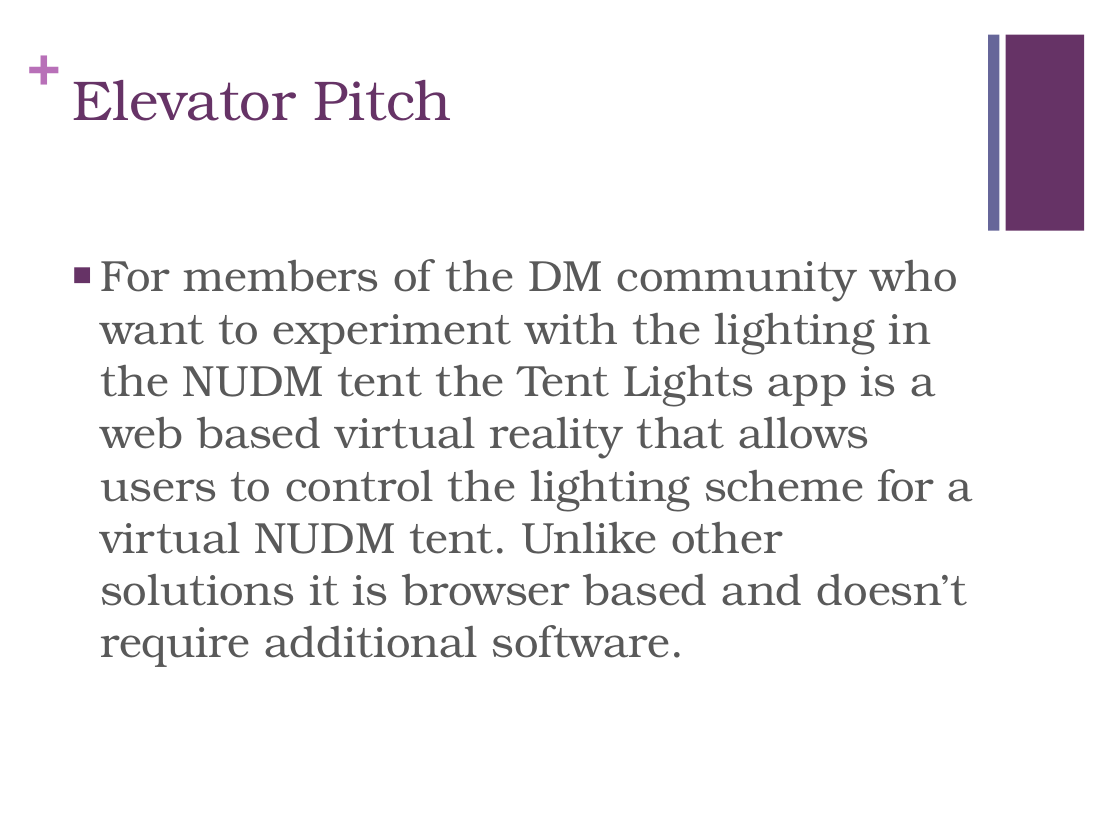
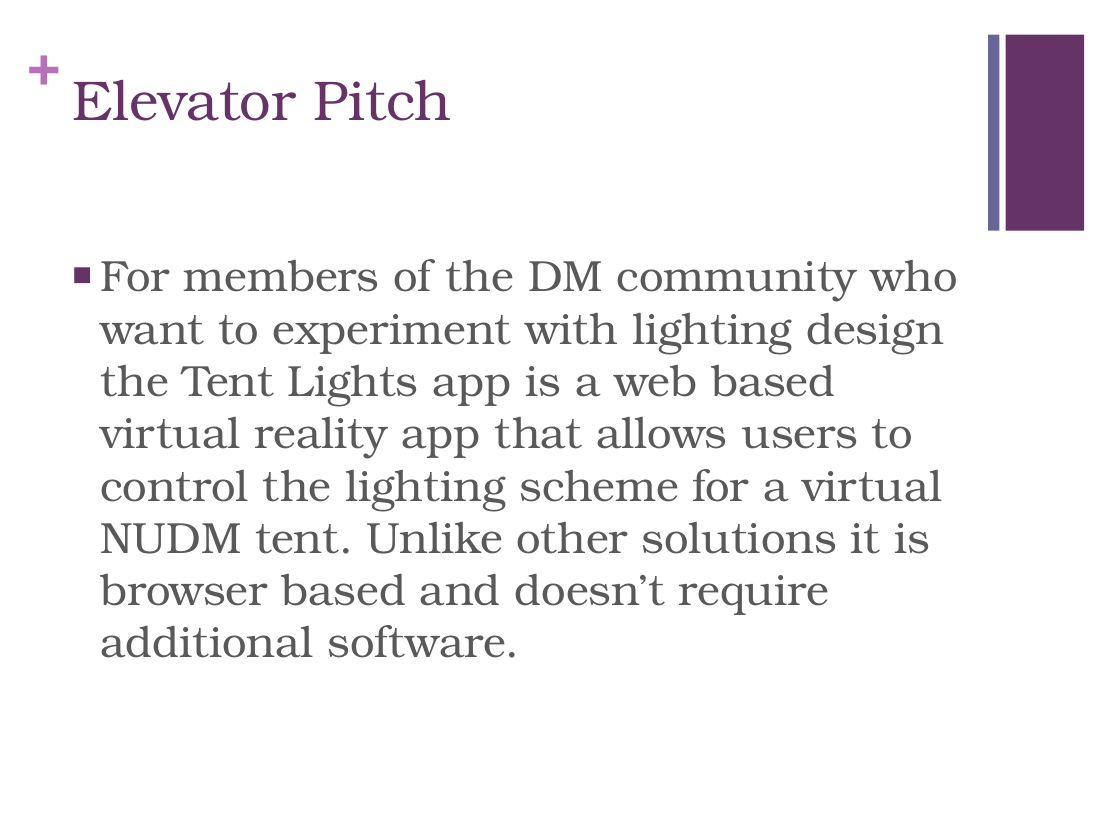
Before and after one commit to menlocaleb/tentLights, a slide deck: slide 3 of documents/InceptionDeck.pptx. Drawn at 1120x840 pixels with LibreOffice and Linux fonts; fonts in the diff are those of the drawing. Boxes give left, top, right and bottom in pixels: in the first picture for what was removed or moved away, otherwise in the second. Text is boxed around its words. In the diff, an @@ line names an element or a change of style, - is before the commit and + after.

```diff
--- a/documents/InceptionDeck.pptx
+++ b/documents/InceptionDeck.pptx
@@ text at bbox=[100, 259, 958, 658]: text changed @@
-■ For members of the DM community who want to experiment with the lighting in the NUDM tent the Tent Lights app is a web based virtual reality that allows users to control the lighting scheme for a virtual NUDM tent. Unlike other solutions it is browser based and doesn’t require additional software.
+■ For members of the DM community who want to experiment with lighting design the Tent Lights app is a web based virtual reality app that allows users to control the lighting scheme for a virtual NUDM tent. Unlike other solutions it is browser based and doesn’t require additional software.
```
Also in this commit, not shown: 4 other files.
